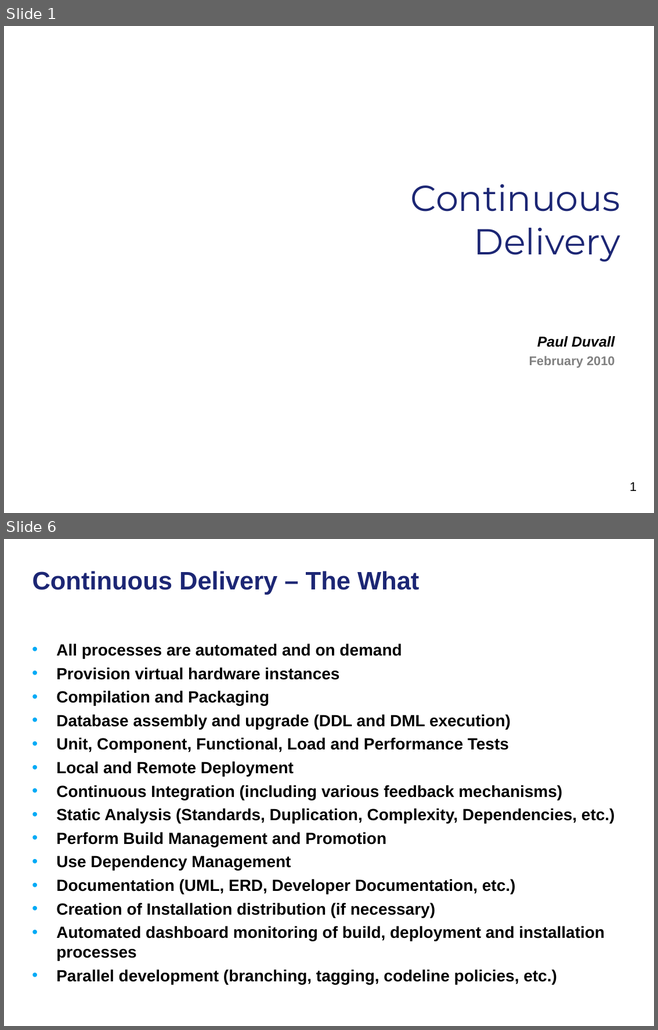
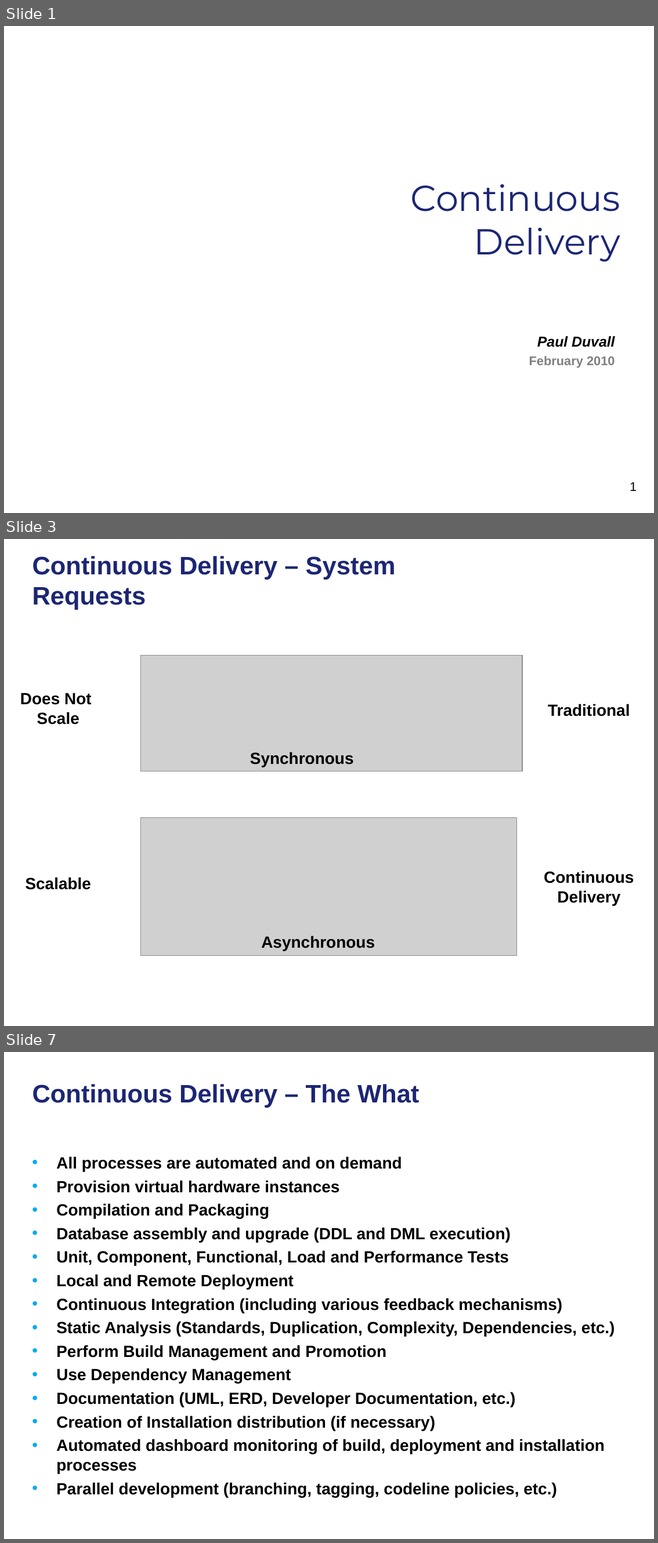
Before and after one commit to NCIP/automation, a slide deck: docs/continuous-delivery-caehr.ppt. Shown one above the other, each under a label of ours: slides 1 and 6 before the commit, slides 1, 3 and 7 after it; the slides between them are not shown. The pictures are 658x1030 and 658x1543 pixels, drawn with LibreOffice and Linux fonts; fonts in the diff are those of the drawing; grey boxes stand for pictures; background and template pictures are left out. Boxes give left, top, right and bottom in pixels: in the first picture for what was removed or moved away, otherwise in the second. Text is boxed around its words. In the diff, an @@ line names an element or a change of style, - is before the commit and + after.

```diff
--- a/docs/continuous-delivery-caehr.ppt
+++ b/docs/continuous-delivery-caehr.ppt
@@ slide 3 added at <box>4,539,654,1026</box>, background picture (left out) @@
@@ title added at <box>32,556,396,610</box>, 28 pt, text #1C2674, bold @@
+Continuous Delivery – System Requests
@@ picture added at <box>141,655,523,772</box> @@
@@ text added at <box>20,693,92,725</box>, 18 pt, text #000000, bold @@
+Does Not
+Scale
@@ text added at <box>547,704,629,716</box>, 18 pt, text #000000, bold @@
+Traditional
@@ text added at <box>250,752,354,767</box>, 18 pt, text #000000, bold @@
+Synchronous
@@ picture added at <box>141,817,517,955</box> @@
@@ text added at <box>25,877,92,890</box>, 18 pt, text #000000, bold @@
+Scalable
@@ text added at <box>543,871,633,906</box>, 18 pt, text #000000, bold @@
+Continuous
+Delivery
@@ text added at <box>261,936,375,951</box>, 18 pt, text #000000, bold @@
+Asynchronous
@@ what was slide 6 is now slide 7 @@
```
Also in this commit, not shown: 17 slides changed, 2 other slides added.
